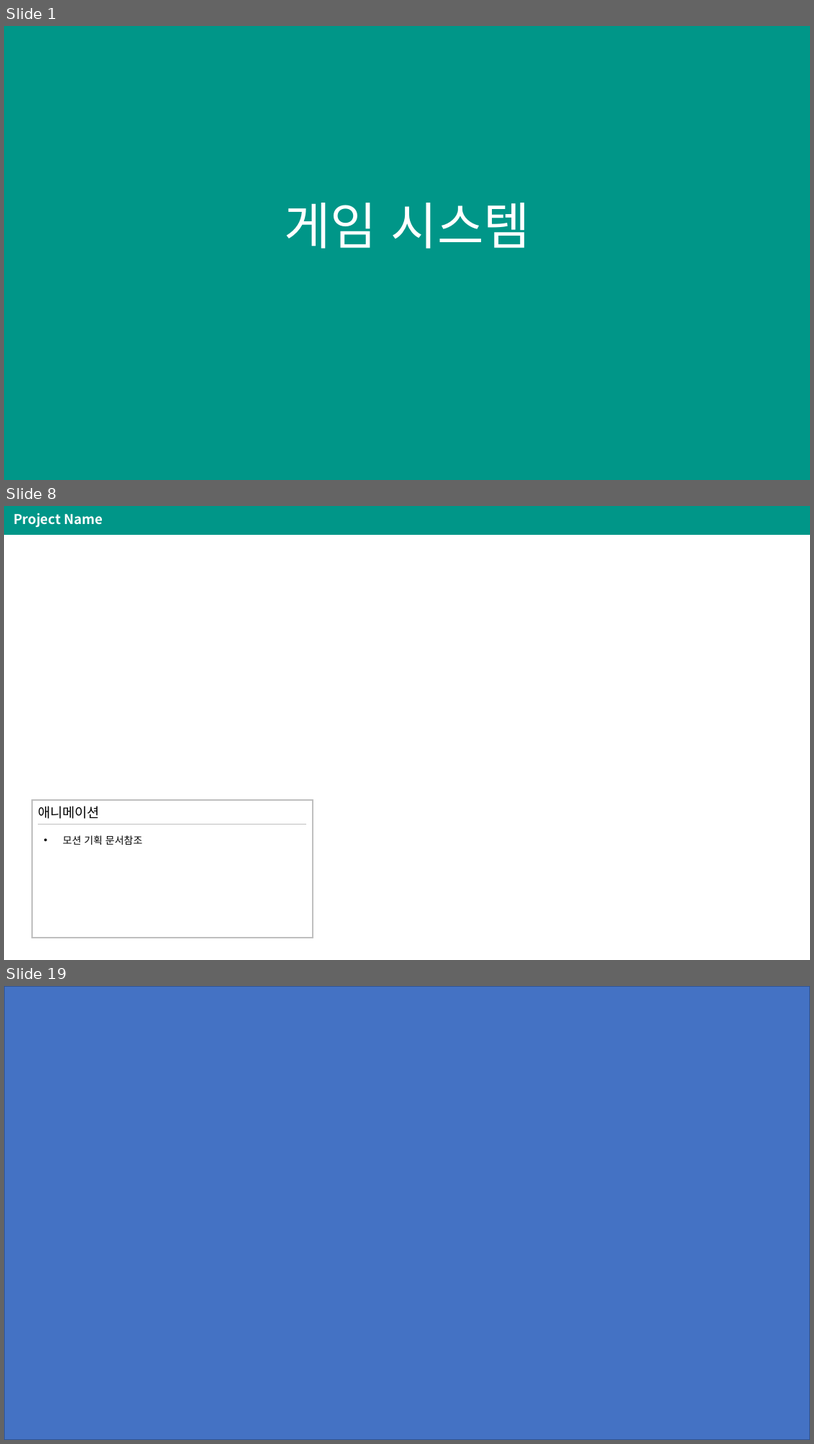
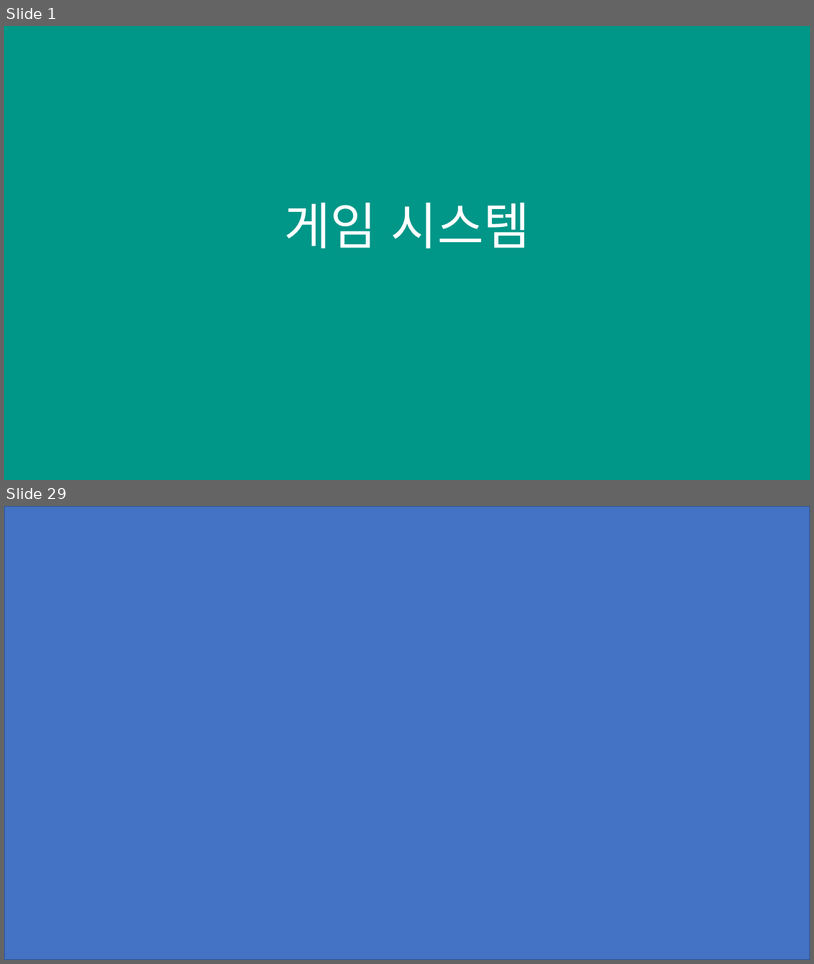
Before and after one commit to PriuS2/TIL, a slide deck: 2020/Project_/[ProjectName]_SystemDesign.pptx. Shown one above the other, each under a label of ours: slides 1, 8 and 19 before the commit, slides 1 and 29 after it; the slides between them are not shown. The pictures are 814x1444 and 814x964 pixels, drawn with LibreOffice and Linux fonts; fonts in the diff are those of the drawing. Boxes give left, top, right and bottom in pixels: in the first picture for what was removed or moved away, otherwise in the second. Text is boxed around its words. In the diff, an @@ line names an element or a change of style, - is before the commit and + after.

```diff
--- a/2020/Project_/[ProjectName]_SystemDesign.pptx
+++ b/2020/Project_/[ProjectName]_SystemDesign.pptx
@@ slide 8 removed at bbox=[4, 506, 810, 960], background #FFFFFF; not listed: 1 template element that a slide beside it also shows @@
@@ text removed at bbox=[13, 513, 103, 528] @@
-Project Name
@@ group removed at bbox=[32, 800, 313, 937]: 2 texts, 1 line, 1 rectangle @@
-애니메이션
-• 모션 기획 문서참조
@@ what was slide 19 is now slide 29 @@
```
Also in this commit, not shown: 17 slides changed, 17 slides added, 6 other slides removed, 2 other files.
